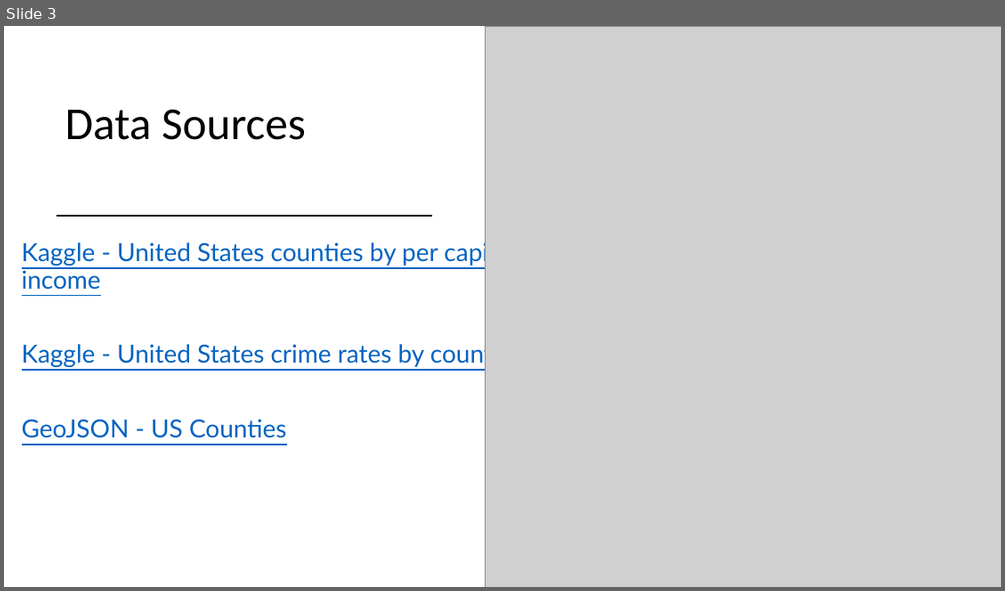
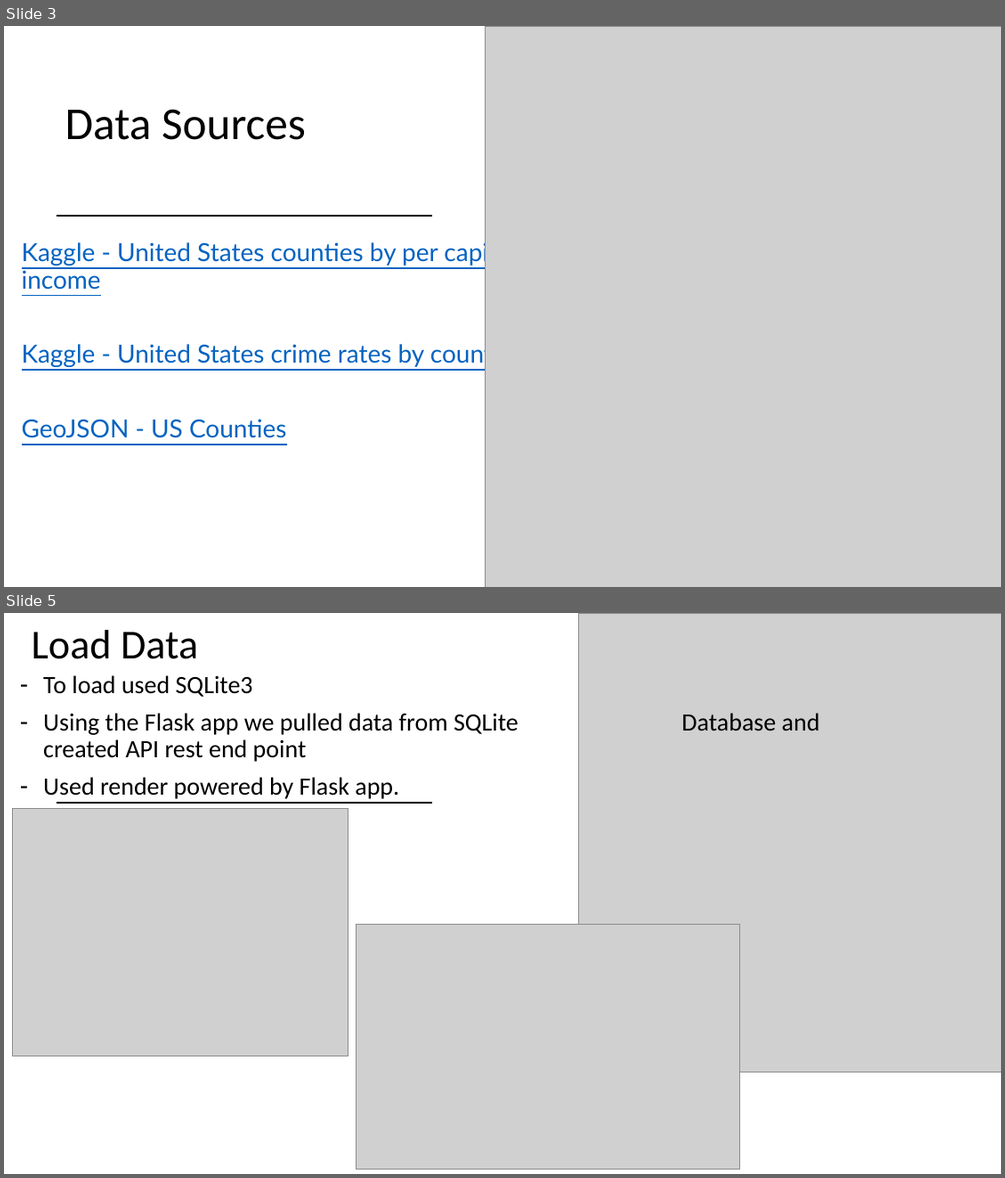
Before and after one commit to mattapallisravya/Web_visualizations_Project3, a slide deck: Chris/Crime Rate per Capita Income.pptx. Shown one above the other, each under a label of ours: slide 3 before the commit, slides 3 and 5 after it; the slides between them are not shown. The pictures are 1005x591 and 1005x1178 pixels, drawn with LibreOffice and Linux fonts; fonts in the diff are those of the drawing; grey boxes stand for pictures. Boxes give left, top, right and bottom in pixels: in the first picture for what was removed or moved away, otherwise in the second. Text is boxed around its words. In the diff, an @@ line names an element or a change of style, - is before the commit and + after.

```diff
--- a/Chris/Crime Rate per Capita Income.pptx
+++ b/Chris/Crime Rate per Capita Income.pptx
@@ slide 5 added at bbox=[4, 613, 1001, 1174], background #FFFFFF @@
@@ title added at bbox=[32, 630, 198, 659], 39.6 pt, text #000000 @@
+Load Data
@@ picture added at bbox=[579, 613, 1001, 1071] @@
@@ text added at bbox=[43, 675, 518, 799], 24 pt, text #000000 @@
+– To load used SQLite3
+– Using the Flask app we pulled data from SQLite Database and created API rest end point
+– Used render powered by Flask app.
@@ picture added at bbox=[12, 808, 348, 1055] @@
@@ line added from (57, 803) to (432, 803), #000000 1.5 pt @@
@@ picture added at bbox=[356, 925, 740, 1168] @@
```
Also in this commit, not shown: 3 slides changed, 3 other slides added, 2 slides removed, 27 other files.
